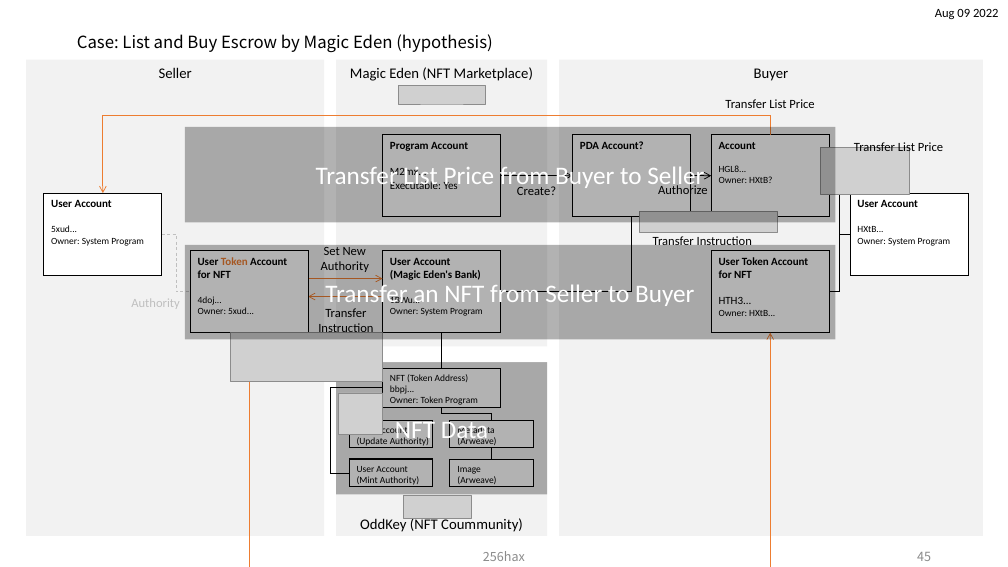
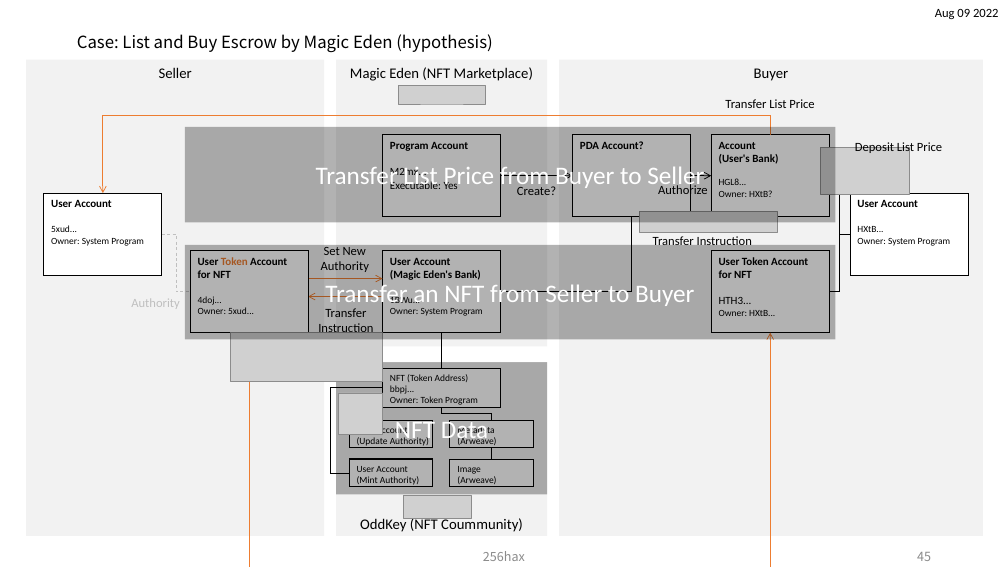
Before and after one commit to legendaryangelist/solana-anchor-react-essential, a slide deck: slide 46 of docs/Solana_Blockchain_Outline_Figure.pptx. Drawn at 1008x567 pixels with LibreOffice and Linux fonts; fonts in the diff are those of the drawing; grey boxes stand for pictures. Boxes give left, top, right and bottom in pixels: in the first picture for what was removed or moved away, otherwise in the second. Text is boxed around its words. In the diff, an @@ line names an element or a change of style, - is before the commit and + after.

Commit message:
docs: minor change

```diff
--- a/docs/Solana_Blockchain_Outline_Figure.pptx
+++ b/docs/Solana_Blockchain_Outline_Figure.pptx
@@ text at [855, 142, 942, 154]: text changed @@
-Transfer List Price
+Deposit List Price
@@ text in rectangle at [719, 154, 778, 164]: paragraph added @@
+(User's Bank)
```
